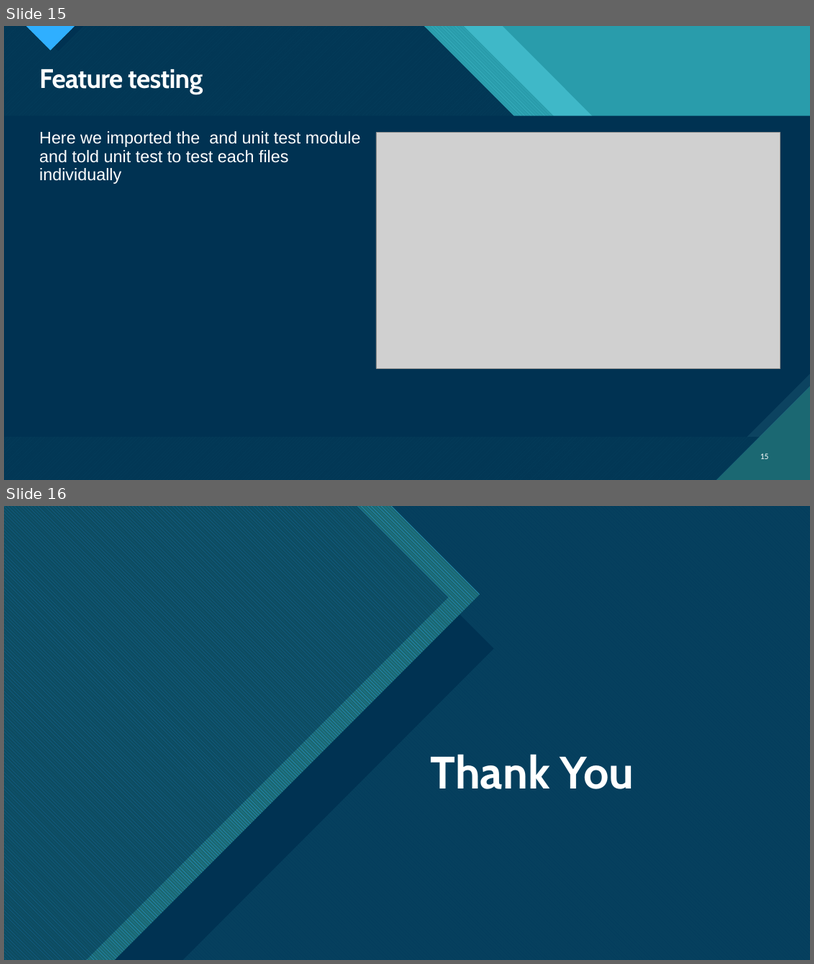
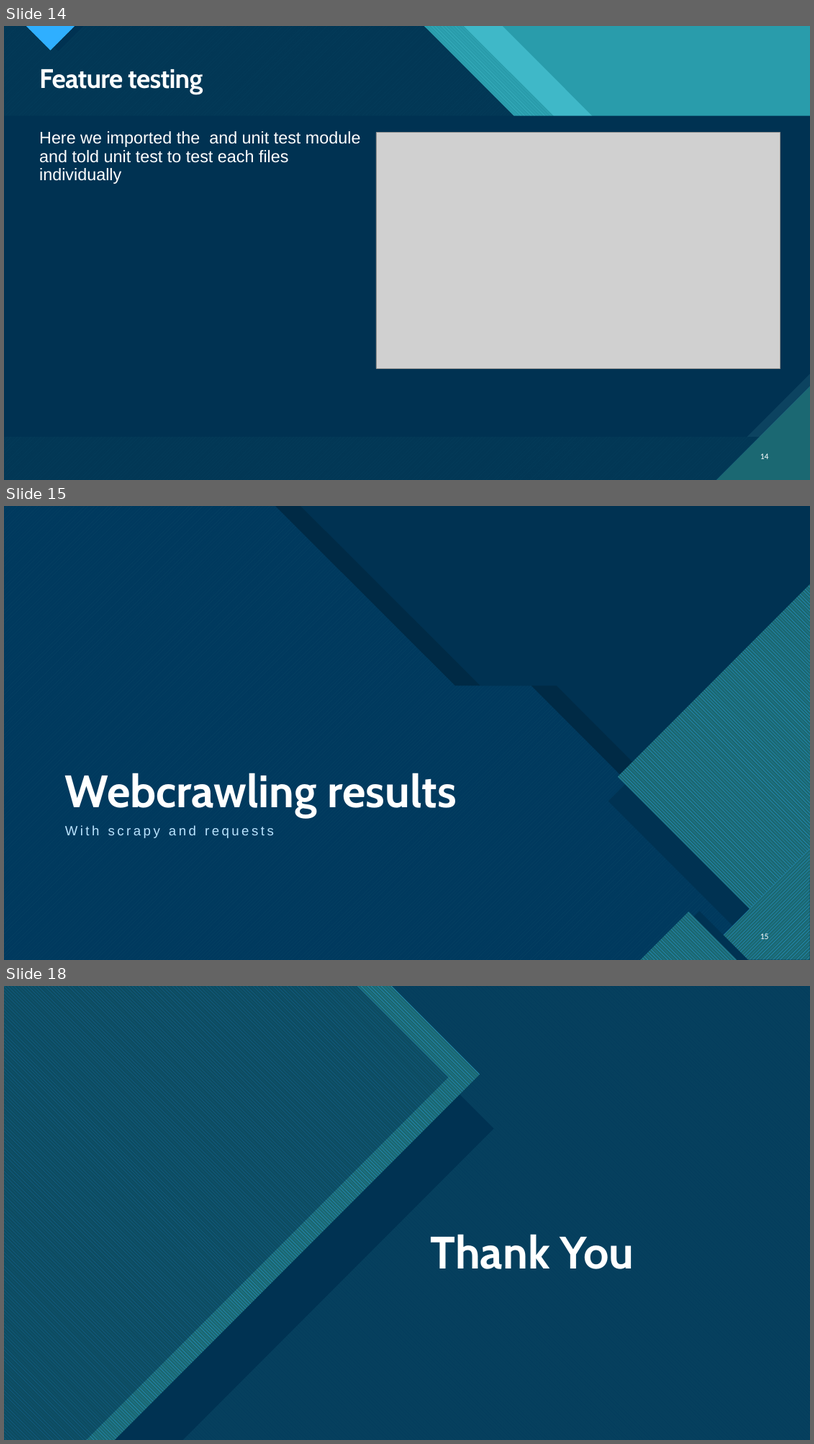
Before and after one commit to nite-fury/DA_group2, a slide deck: DA_group2/DA_group2/spiders/Python_project.pptx. Shown one above the other, each under a label of ours: slides 15 and 16 before the commit, slides 14, 15 and 18 after it; the slides between them are not shown. The pictures are 814x964 and 814x1444 pixels, drawn with LibreOffice and Linux fonts; fonts in the diff are those of the drawing; grey boxes stand for pictures. Boxes give left, top, right and bottom in pixels: in the first picture for what was removed or moved away, otherwise in the second. Text is boxed around its words. In the diff, an @@ line names an element or a change of style, - is before the commit and + after.

Commit message:
adding pptx file for presentation

```diff
--- a/DA_group2/DA_group2/spiders/Python_project.pptx
+++ b/DA_group2/DA_group2/spiders/Python_project.pptx
@@ slide 15 added at (x1=4, y1=506, x2=810, y2=960), background #FFFFFF; not listed: 9 template elements that a slide beside it also shows @@
@@ rectangle added at (x1=4, y1=506, x2=810, y2=960), fill #003352 @@
@@ freeform shape added at (x1=4, y1=506, x2=805, y2=960), fill pattern #47C3D3 on #0065A4 @@
@@ freeform shape added at (x1=4, y1=506, x2=810, y2=960), fill #003352 at 85% opacity @@
@@ freeform shape added at (x1=29, y1=506, x2=810, y2=960), fill #000000 @@
@@ freeform shape added at (x1=618, y1=584, x2=810, y2=960), fill pattern #2FAFFF on #1B6872 @@
@@ freeform shape added at (x1=609, y1=600, x2=810, y2=960), fill #003352 @@
@@ title added at (x1=65, y1=772, x2=456, y2=817), 54 pt, text #FFFFFF, bold @@
+Webcrawling results
@@ text added at (x1=65, y1=825, x2=274, y2=838), 16 pt, text #BAE4FF @@
+With scrapy and requests
@@ freeform shape added at (x1=699, y1=849, x2=810, y2=960), fill pattern #2FAFFF on #1B6872 @@
@@ freeform shape added at (x1=728, y1=878, x2=810, y2=960), fill #003352 @@
@@ freeform shape added at (x1=640, y1=911, x2=738, y2=960), fill pattern #2FAFFF on #1B6872 @@
@@ freeform shape added at (x1=651, y1=911, x2=749, y2=960), fill #003352 @@
@@ page number added at (x1=761, y1=933, x2=769, y2=939), 10 pt, text #FFFFFF @@
+15
@@ what was slide 15 is now slide 14 @@
@@ page number at (x1=761, y1=453, x2=769, y2=459): text changed @@
-15
+14
@@ what was slide 16 is now slide 18 @@
```
Also in this commit, not shown: 1 slide changed, 2 other slides added, 1 slide removed, 1 other file.
